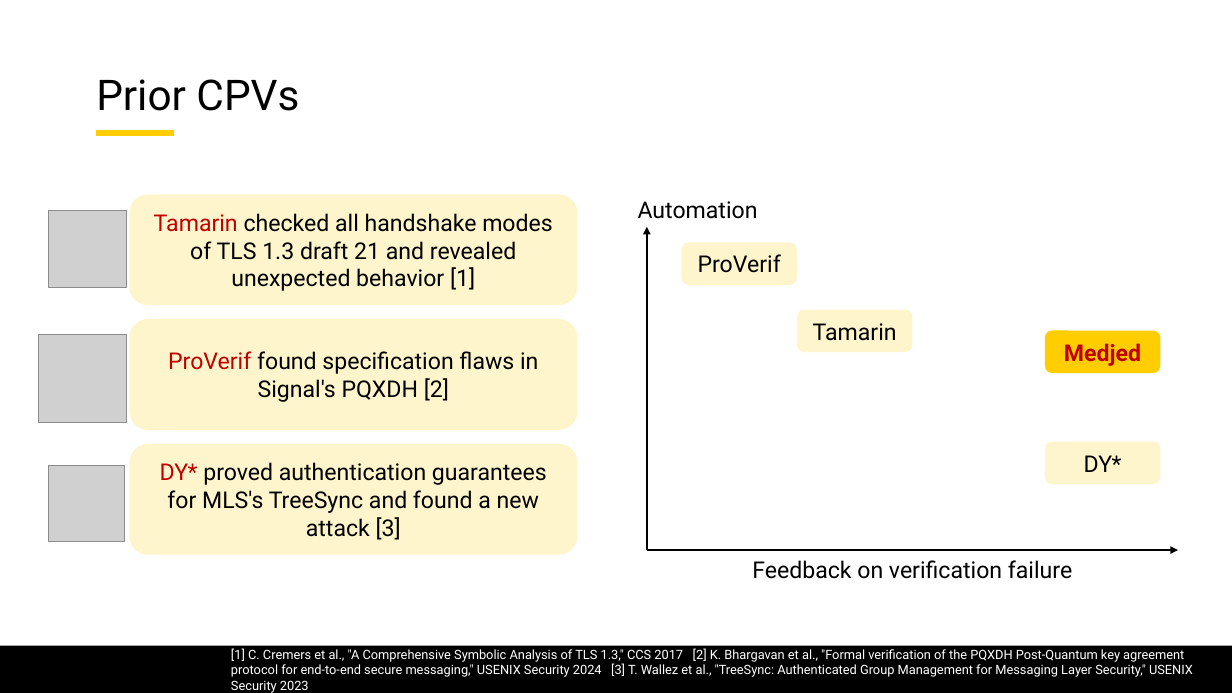
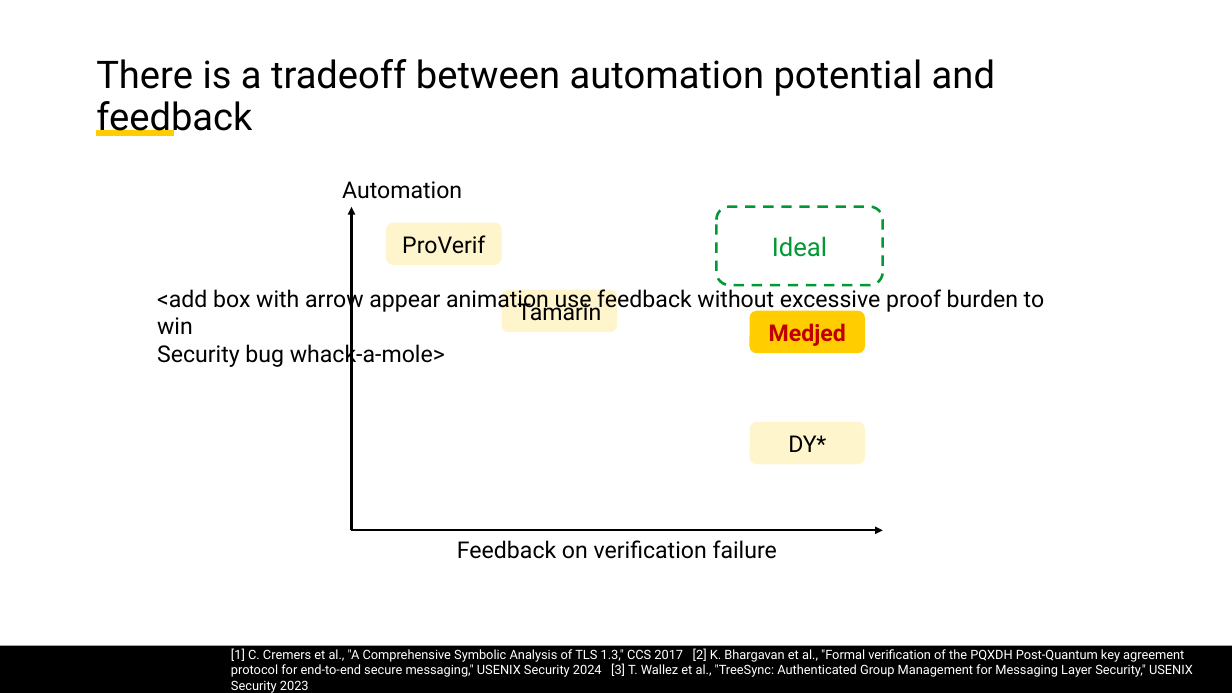
Before and after one commit to lorchrob/graduate_research_symposium, a slide deck: slide 29 of symposium_slides.pptx (slide 14 before the commit). Drawn at 1232x693 pixels with LibreOffice and Linux fonts; fonts in the diff are those of the drawing; grey boxes stand for pictures; background and template pictures are left out. Boxes give left, top, right and bottom in pixels: in the first picture for what was removed or moved away, otherwise in the second. Text is boxed around its words. In the diff, an @@ line names an element or a change of style, - is before the commit and + after.

```diff
--- a/symposium_slides.pptx
+++ b/symposium_slides.pptx
@@ title at (96, 59, 995, 136): text changed; size 33 to 29.7 pt @@
-Prior CPVs
+There is a tradeoff between automation potential and feedback
@@ rounded rectangle removed at (129, 194, 578, 305) @@
-Tamarin checked all handshake modes of TLS 1.3 draft 21 and revealed unexpected behavior [1]
@@ rounded rectangle added at (716, 207, 883, 286), outline #009933 2 pt dashed, 20 pt, text #009933 @@
+Ideal
@@ picture removed at (49, 210, 127, 287) @@
@@ text added at (157, 286, 1045, 367), 18 pt, text #000000 @@
+<add box with arrow appear animation use feedback without excessive proof burden to win
+Security bug whack-a-mole>
@@ rounded rectangle removed at (129, 319, 578, 430) @@
-ProVerif found specification flaws in Signal's PQXDH [2]
@@ picture removed at (39, 335, 127, 422) @@
@@ rounded rectangle removed at (129, 444, 578, 555) @@
-DY* proved authentication guarantees for MLS's TreeSync and found a new attack [3]
@@ picture removed at (49, 466, 125, 542) @@
@@ 4 rounded rectangles, 2 texts, 2 arrows: place and size @@
-4 rounded rectangles, 2 texts, 2 arrows at (638, 201, 1178, 579)
+4 rounded rectangles, 2 texts, 2 arrows at (342, 181, 883, 559)
```
Also in this commit, not shown: 36 other slides changed, 28 slides added.
